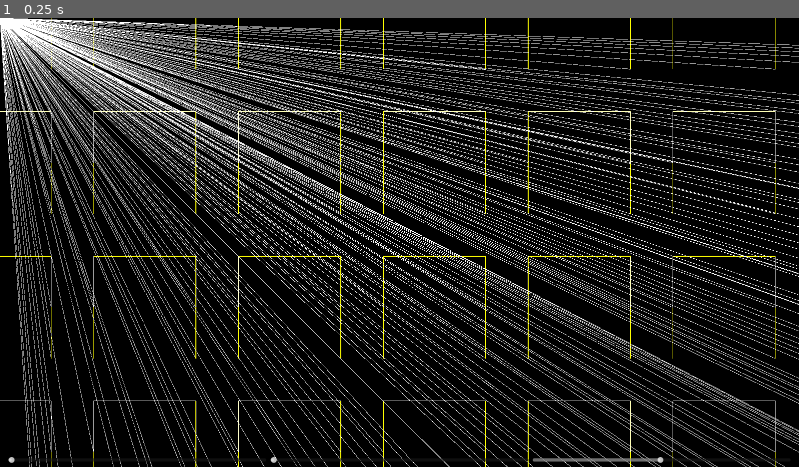
Above: before the commit, frame 1.
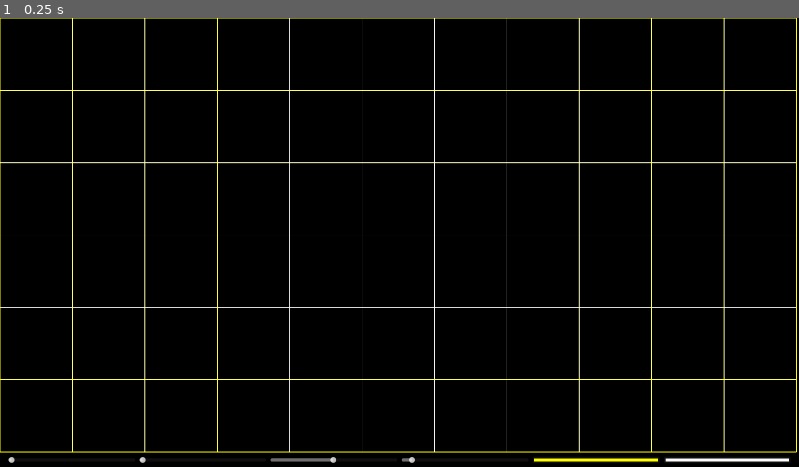
Above: after the commit, the same moment.

Repository: oOHimuraOo/Coding-Challenges
Game: Godot game, scene res://Cena/Desenho.tscn
The game is run twice, just before and just after one commit, with the same random seed, the same clock (stepped at 60 frames per second) and the same inputs. Before the commit the project has no main scene; this scene is started directly in both runs.
Inputs:
- Up to frame 1 (0.25 s): no input

The runs differ from the first frame. In frame 1, 27% of the frame differs, in the area x 0-100%, y 0-100%.

Commit message:
finalizacao 054

Diff:
--- a/Coding Challenge 054 - Islamic Star Pattern/Cena/Desenho.tscn
+++ b/Coding Challenge 054 - Islamic Star Pattern/Cena/Desenho.tscn
@@ -53,6 +53,24 @@
 max_value = 300.0
 value = 174.0
 
+[node name="SliderFormaG" type="HSlider" parent="VBoxContainer/Sliders"]
+layout_mode = 2
+size_flags_horizontal = 3
+tooltip_text = "Altera a forma geometrica"
+min_value = 3.0
+max_value = 20.0
+value = 4.0
+
+[node name="BordaCor" type="ColorPickerButton" parent="VBoxContainer/Sliders"]
+layout_mode = 2
+size_flags_horizontal = 3
+color = Color(1, 1, 0, 1)
+
+[node name="HankinCor" type="ColorPickerButton" parent="VBoxContainer/Sliders"]
+layout_mode = 2
+size_flags_horizontal = 3
+color = Color(1, 1, 1, 1)
+
 [node name="MarginContainer2" type="MarginContainer" parent="VBoxContainer/Sliders"]
 custom_minimum_size = Vector2(10, 0)
 layout_mode = 2
@@ -64,3 +82,6 @@
 [connection signal="value_changed" from="VBoxContainer/Sliders/SliderAngulo" to="." method="_on_slider_angulo_value_changed"]
 [connection signal="value_changed" from="VBoxContainer/Sliders/SliderDelta" to="." method="_on_slider_delta_value_changed"]
 [connection signal="value_changed" from="VBoxContainer/Sliders/SliderIncremento" to="." method="_on_slider_incremento_value_changed"]
+[connection signal="value_changed" from="VBoxContainer/Sliders/SliderFormaG" to="." method="_on_slider_forma_g_value_changed"]
+[connection signal="color_changed" from="VBoxContainer/Sliders/BordaCor" to="." method="_on_borda_cor_color_changed"]
+[connection signal="color_changed" from="VBoxContainer/Sliders/HankinCor" to="." method="_on_hankin_cor_color_changed"]
--- a/Coding Challenge 054 - Islamic Star Pattern/Classes/Borda.gd
+++ b/Coding Challenge 054 - Islamic Star Pattern/Classes/Borda.gd
@@ -23,7 +23,7 @@
 	self.add_point(B)
 	nodoPai.add_child(self)
 
-func criar_hankin(angulo:float, delta:float) -> void:
+func criar_hankin(angulo:float, delta:float, c1:Color, c2:Color) -> void:
 	var centro:Vector2 = self.A + self.B
 	centro = centro * 0.5
 
@@ -39,8 +39,8 @@
 	v1 = v1.rotated(deg_to_rad(-angulo)).normalized()
 	v2 = v2.rotated(deg_to_rad(angulo)).normalized()
 
-	self.hankin_1 = HANKIN.new(desvio_1, v1)
-	self.hankin_2 = HANKIN.new(desvio_2, v2)
+	self.hankin_1 = HANKIN.new(desvio_1, v1, 1, c2)
+	self.hankin_2 = HANKIN.new(desvio_2, v2, 1, c2)
 
 func encontrarFim(outro:BORDA) -> void:
 	self.hankin_1.encontrarFim(outro.hankin_1)
--- a/Coding Challenge 054 - Islamic Star Pattern/Classes/Poligono.gd
+++ b/Coding Challenge 054 - Islamic Star Pattern/Classes/Poligono.gd
@@ -20,50 +20,76 @@
 		var y = T * sin(angulo_atual) + Y  # Calcular a coordenada y com ajuste
 		vertices.append(Vector2(x, y))  # Adicionar o vértice à lista
 
-	# Reorganizar os vértices para que comecem pelos vértices superiores e sigam no sentido horário
-	var metade = N / 4  # Calcula a metade dos vértices
-	var superior = vertices.slice(metade, N)  # Vértices superiores
-	var direita = vertices.slice(0, metade)  # Vértices do lado direito
-	var inferior = vertices.slice(0, metade)  # Vértices inferiores (revertidos)
-	var esquerda = vertices.slice(metade, N)  # Vértices do lado esquerdo (revertidos)
-	inferior.reverse()
-	esquerda.reverse()
-	# Organiza os vértices na ordem correta
-	vertices = superior + direita + inferior + esquerda
 
+	print(vertices)
 	return vertices
 
 
 func adicionar_vertice_regular(pontos:Array) -> void:
+	var inclusos = []
 	for i in range(pontos.size()-1):
+		var pontoA = pontos[i]
+		var pontoB = pontos[i+1]
+		#if !inclusos.has(pontoA) && !inclusos.has(pontoB):
 		var borda:BORDA = BORDA.new(pontos[i], pontos[i+1])
 		bordas.append(borda)
 		vertices.append(pontos[i])
+		inclusos.append(pontoA)
+		inclusos.append(pontoB)
 
-func adicionar_vertice(x:float,y:float) -> void:
+func criar_poligono_regular(numeroDeLados:int,x:float,y:float,incremento:float, cor1, cor2):
+	if numeroDeLados == 4:
+			var novoX = x * incremento
+			var novoY = y * incremento
+			self.adicionar_vertice(novoX,novoY, cor1, cor2)
+			self.adicionar_vertice(novoX + incremento, novoY, cor1, cor2)
+			self.adicionar_vertice(novoX + incremento, novoY + incremento , cor1, cor2)
+			self.adicionar_vertice(novoX, novoY + incremento, cor1, cor2)
+	else:
+		var novoX = x * incremento
+		var novoY = y * incremento
+		var raio = incremento / 2
+		var centro = Vector2((novoX)/2,(novoY)/2)
+
+		var angulo_inicial = -PI/2
+		var angulo_incremento = 2 * PI / numeroDeLados
+		var angulos = []
+		for i in range(numeroDeLados):
+			angulos.append(angulo_inicial + i * angulo_incremento)
+
+		var pontos = []
+		for angulo in angulos:
+			var ponto_x = centro.x + raio * cos(angulo)
+			var ponto_y = centro.y + raio * sin(angulo)
+			pontos.append(Vector2(ponto_x, ponto_y))
+
+		for i in range(pontos.size()):
+			self.adicionar_vertice(pontos[i].x + novoX/2.2, pontos[i].y + novoY/2.2, cor1, cor2)
+
+
+func adicionar_vertice(x:float,y:float, c1:Color, c2:Color) -> void:
 	var a:Vector2 = Vector2(x,y)
 	var total:int = self.vertices.size()
 	if total > 0:
 		var anterior:Vector2 = self.vertices[total - 1]
-		var borda:BORDA = BORDA.new(anterior, a)
+		var borda:BORDA = BORDA.new(anterior, a,2,c1)
 		self.bordas.append(borda)
 	self.vertices.append(a)
 
-func fechar() -> void:
+func fechar(c1:Color,c2:Color) -> void:
 	var total:int = self.vertices.size()
 	var ultimo:Vector2 = self.vertices[total-1]
-	print(vertices)
-	print(ultimo)
 	var primeiro:Vector2 = self.vertices[0]
-	print(primeiro)
-	var borda:BORDA = BORDA.new(ultimo,primeiro)
+	var borda:BORDA = BORDA.new(ultimo,primeiro, 2, c1)
 	self.bordas.append(borda)
 	self.vertices.append(primeiro)
+	#for i in bordas:
+		#i.hide()
 
-func criar_hankin(angulo:float,delta:float) -> void:
+func criar_hankin(angulo:float,delta:float,c1:Color,c2:Color) -> void:
 	for borda:BORDA in bordas:
 		borda.revelar(self)
-		borda.criar_hankin(angulo, delta)
+		borda.criar_hankin(angulo, delta, c1, c2)
 
 	for i in range(self.bordas.size()):
 		for j in range(self.bordas.size()):
--- a/Coding Challenge 054 - Islamic Star Pattern/Scripts/Desenho.gd
+++ b/Coding Challenge 054 - Islamic Star Pattern/Scripts/Desenho.gd
@@ -4,6 +4,9 @@
 @onready var slider_angulo:HSlider = $VBoxContainer/Sliders/SliderAngulo
 @onready var slider_delta:HSlider = $VBoxContainer/Sliders/SliderDelta
 @onready var slider_incremento:HSlider = $VBoxContainer/Sliders/SliderIncremento
+@onready var slider_forma_g = $VBoxContainer/Sliders/SliderFormaG
+@onready var borda_cor = $VBoxContainer/Sliders/BordaCor
+@onready var hankin_cor = $VBoxContainer/Sliders/HankinCor
 
 var poligonos:Array = []
 
@@ -17,12 +20,15 @@
 var resolucaoTela:Vector2i = Vector2i(2260,1200)
 
 var numeroDeLados:int = 4
+var cor1:Color = 'ffff00'
+var cor2:Color = 'ffffff'
 
 func _ready():
 	iniciar_padronizacao_tela()
 	angulo = slider_angulo.value
 	delta = slider_delta.value
 	incremento = slider_incremento.value
+	numeroDeLados = slider_forma_g.value
 	largura = tamanhoTela.x / incremento
 	altura = (tamanhoTela.y - 30) / incremento
 	await get_tree().create_timer(0.1).timeout
@@ -41,16 +47,9 @@
 		for y in range(altura):
 			var poli:POLIGONO = POLIGONO.new()
 			container_de_tiles.add_child(poli)
-			var teste_x = poli.criarFormaGeometricaRegular(numeroDeLados,incremento, x * incremento + (x*incremento), y* incremento + (y*incremento))
-			#var teste_y = poli.criarFormaGeometrica(numeroDeLados,y * incremento)
-			var novosV:Array
-			for i in range(numeroDeLados):
-				var novoX = teste_x[i].x
-				#var novoY = teste_y[i].y
-				#novosV.append(Vector2(novoX,novoY))
-			poli.adicionar_vertice_regular(teste_x)
-			poli.fechar()
-			poli.criar_hankin(angulo,delta)
+			poli.criar_poligono_regular(numeroDeLados,x,y,incremento, cor1, cor2)
+			poli.fechar(cor1, cor2)
+			poli.criar_hankin(angulo,delta, cor1, cor2)
 			poligonos.append(poli)
 
 func limpar_tiles() -> void:
@@ -76,3 +75,21 @@
 	altura = (tamanhoTela.y - 30) / incremento
 	limpar_tiles()
 	inicializar_tiles()
+
+
+func _on_slider_forma_g_value_changed(value):
+	numeroDeLados = value
+	limpar_tiles()
+	inicializar_tiles()
+
+
+func _on_borda_cor_color_changed(color):
+	cor1 = color
+	limpar_tiles()
+	inicializar_tiles()
+
+
+func _on_hankin_cor_color_changed(color):
+	cor2 = color
+	limpar_tiles()
+	inicializar_tiles()
--- a/Coding Challenge 054 - Islamic Star Pattern/project.godot
+++ b/Coding Challenge 054 - Islamic Star Pattern/project.godot
@@ -11,5 +11,6 @@
 [application]
 
 config/name="Coding Challenge 054 - Islamic Star Pattern"
+run/main_scene="res://Cena/Desenho.tscn"
 config/features=PackedStringArray("4.2", "Forward Plus")
 config/icon="res://icon.svg"
Not shown, added: Coding Challenge 054 - Islamic Star Pattern/export_presets.cfg
Not shown, changed: Changelog.md
Not shown, added: Executaveis/Coding Challenge 054/Coding Challenge 054.rar
